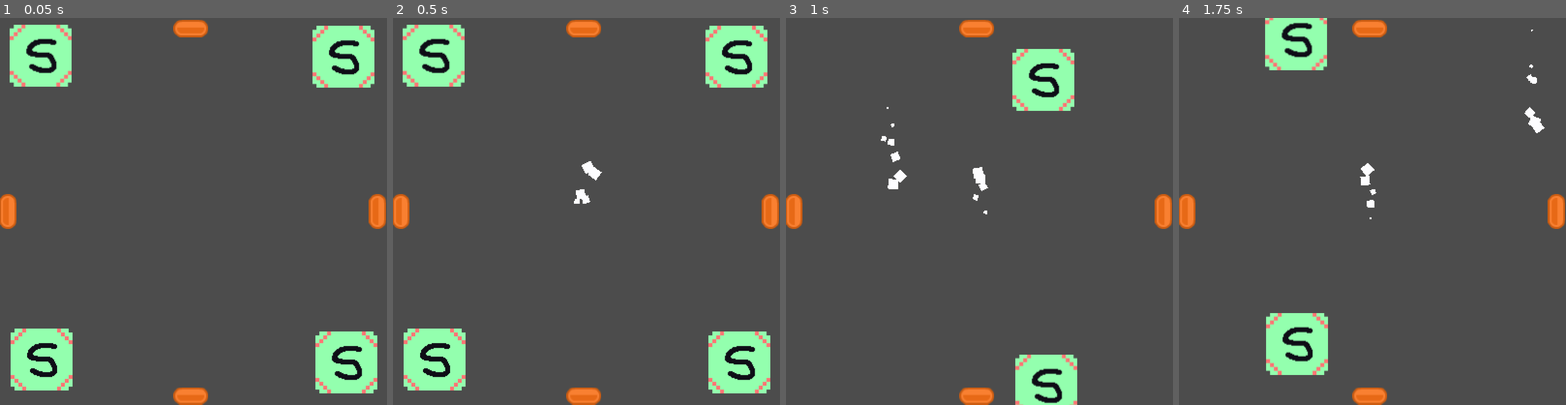
Above: before the commit, frames 1-4 (left to right).
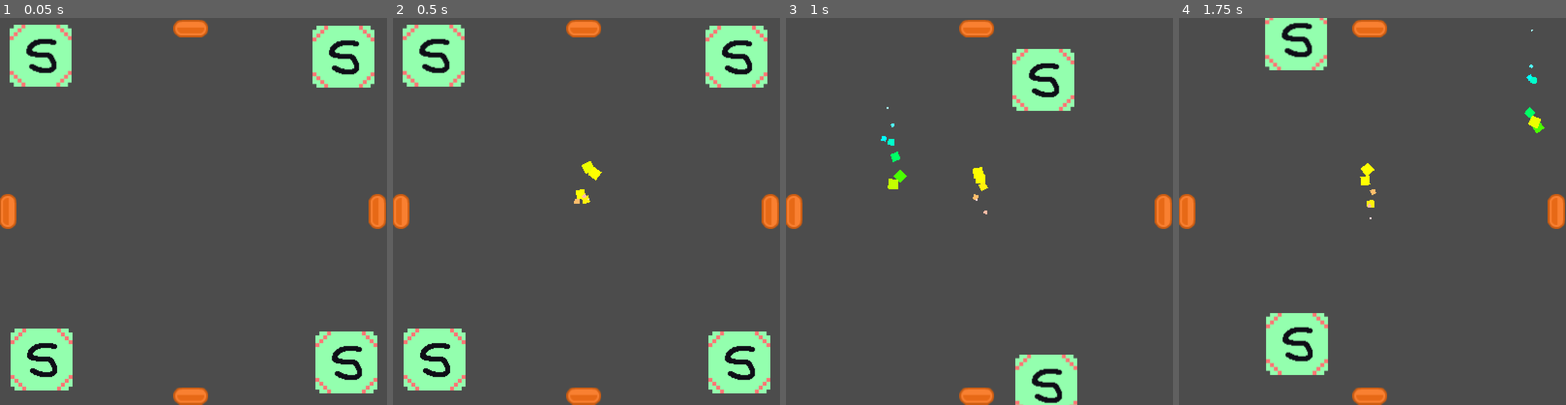
Above: after the commit, the same moments.

Repository: pixelpicosean/voltar
Game: Godot game, scene res://scene/PathSample.tscn
Two runs of this game, one before a commit and one after it. Both use one fixed random seed, a clock stepped at 60 frames per second and the inputs below. The project has no main scene, so this scene is started directly.
Inputs (mouse positions are in pixels of both pictures, inside the frame that each line leads up to):
- Up to frame 1 (0.05 s): no input
- Up to frame 2 (0.5 s): no input
- Up to frame 3 (1 s): move the mouse to (1064, 192) at 0.52 s
- Up to frame 4 (1.75 s): move the mouse to (1295, 230) at 1.27 s

Frame 1 is identical in both runs. In frame 2, 0.2% of the frame differs, in the area x 46-54%, y 37-48%; in frame 3, 0.4%, in the area x 24-53%, y 23-51%; in frame 4, 0.4%.

Commit message:
Move CanvasLayer of sample scene to the middle

Diff:
--- a/assets/scene/PathSample.json
+++ b/assets/scene/PathSample.json
@@ -17,6 +17,27 @@
             "gravity": {
                 "x": 0,
                 "y": -360
+            },
+            "hue_variation_curve": {
+                "type": "Curve",
+                "data": [
+                    {
+                        "x": 0,
+                        "y": 0.00721765
+                    },
+                    0,
+                    0,
+                    0,
+                    0,
+                    {
+                        "x": 1,
+                        "y": 1
+                    },
+                    0,
+                    0,
+                    0,
+                    0
+                ]
             },
             "local_coords": false,
             "scale_amount_curve": {
@@ -57,46 +78,6 @@
                     "children": []
                 }
             ]
-        },
-        {
-            "type": "Sprite",
-            "name": "nine-slice",
-            "position": {
-                "x": 41.3684,
-                "y": 42.3372
-            },
-            "texture": "mask/nine-slice",
-            "children": []
-        },
-        {
-            "type": "Sprite",
-            "name": "nine-slice2",
-            "position": {
-                "x": 354.203,
-                "y": 43.8412
-            },
-            "texture": "mask/nine-slice",
-            "children": []
-        },
-        {
-            "type": "Sprite",
-            "name": "nine-slice3",
-            "position": {
-                "x": 42.1204,
-                "y": 356.676
-            },
-            "texture": "mask/nine-slice",
-            "children": []
-        },
-        {
-            "type": "Sprite",
-            "name": "nine-slice4",
-            "position": {
-                "x": 357.211,
-                "y": 359.684
-            },
-            "texture": "mask/nine-slice",
-            "children": []
         },
         {
             "type": "CanvasLayer",
@@ -147,6 +128,46 @@
                     "children": []
                 }
             ]
+        },
+        {
+            "type": "Sprite",
+            "name": "nine-slice",
+            "position": {
+                "x": 41.3684,
+                "y": 42.3372
+            },
+            "texture": "mask/nine-slice",
+            "children": []
+        },
+        {
+            "type": "Sprite",
+            "name": "nine-slice2",
+            "position": {
+                "x": 354.203,
+                "y": 43.8412
+            },
+            "texture": "mask/nine-slice",
+            "children": []
+        },
+        {
+            "type": "Sprite",
+            "name": "nine-slice3",
+            "position": {
+                "x": 42.1204,
+                "y": 356.676
+            },
+            "texture": "mask/nine-slice",
+            "children": []
+        },
+        {
+            "type": "Sprite",
+            "name": "nine-slice4",
+            "position": {
+                "x": 357.211,
+                "y": 359.684
+            },
+            "texture": "mask/nine-slice",
+            "children": []
         }
     ]
 }
--- a/assets/scene/PathSample.tscn
+++ b/assets/scene/PathSample.tscn
@@ -1,8 +1,8 @@
-[gd_scene load_steps=6 format=2]
+[gd_scene load_steps=7 format=2]
 
 [ext_resource path="res://image/sprites/mask/particle.png" type="Texture" id=1]
-[ext_resource path="res://image/sprites/mask/nine-slice.png" type="Texture" id=2]
-[ext_resource path="res://image/sprites/mask/progress.png" type="Texture" id=3]
+[ext_resource path="res://image/sprites/mask/progress.png" type="Texture" id=2]
+[ext_resource path="res://image/sprites/mask/nine-slice.png" type="Texture" id=3]
 
 [sub_resource type="GDScript" id=2]
 
@@ -16,6 +16,11 @@
 [sub_resource type="Curve" id=3]
 
 _data = [ Vector2( 0, 0 ), 0.0, 0.0, 0, 0, Vector2( 0.394844, 0.61582 ), 1.10079, 1.10079, 0, 0, Vector2( 1, 0 ), 0.0, 0.0, 0, 0 ]
+
+[sub_resource type="Curve" id=4]
+
+min_value = -1.0
+_data = [ Vector2( 0, 0.00721765 ), 0.0, 0.0, 0, 0, Vector2( 1, 1 ), 0.0, 0.0, 0, 0 ]
 
 [node name="PathSample" type="Node2D"]
 script = SubResource( 2 )
@@ -31,42 +36,43 @@
 angular_velocity = 360.0
 angular_velocity_random = 1.0
 scale_amount_curve = SubResource( 3 )
+hue_variation_curve = SubResource( 4 )
 
 [node name="Camera2D" type="Camera2D" parent="CPUParticles2D"]
 current = true
-
-[node name="nine-slice" type="Sprite" parent="."]
-position = Vector2( 41.3684, 42.3372 )
-texture = ExtResource( 2 )
-
-[node name="nine-slice2" type="Sprite" parent="."]
-position = Vector2( 354.203, 43.8412 )
-texture = ExtResource( 2 )
-
-[node name="nine-slice3" type="Sprite" parent="."]
-position = Vector2( 42.1204, 356.676 )
-texture = ExtResource( 2 )
-
-[node name="nine-slice4" type="Sprite" parent="."]
-position = Vector2( 357.211, 359.684 )
-texture = ExtResource( 2 )
 
 [node name="CanvasLayer" type="CanvasLayer" parent="."]
 
 [node name="progress" type="Sprite" parent="CanvasLayer"]
 position = Vector2( 197.186, 10.8788 )
-texture = ExtResource( 3 )
+texture = ExtResource( 2 )
 
 [node name="progress2" type="Sprite" parent="CanvasLayer"]
 position = Vector2( 197.186, 390.604 )
-texture = ExtResource( 3 )
+texture = ExtResource( 2 )
 
 [node name="progress3" type="Sprite" parent="CanvasLayer"]
 position = Vector2( 8.10806, 199.957 )
 rotation = 1.57079
-texture = ExtResource( 3 )
+texture = ExtResource( 2 )
 
 [node name="progress4" type="Sprite" parent="CanvasLayer"]
 position = Vector2( 390.187, 199.957 )
 rotation = 1.57079
+texture = ExtResource( 2 )
+
+[node name="nine-slice" type="Sprite" parent="."]
+position = Vector2( 41.3684, 42.3372 )
 texture = ExtResource( 3 )
+
+[node name="nine-slice2" type="Sprite" parent="."]
+position = Vector2( 354.203, 43.8412 )
+texture = ExtResource( 3 )
+
+[node name="nine-slice3" type="Sprite" parent="."]
+position = Vector2( 42.1204, 356.676 )
+texture = ExtResource( 3 )
+
+[node name="nine-slice4" type="Sprite" parent="."]
+position = Vector2( 357.211, 359.684 )
+texture = ExtResource( 3 )
